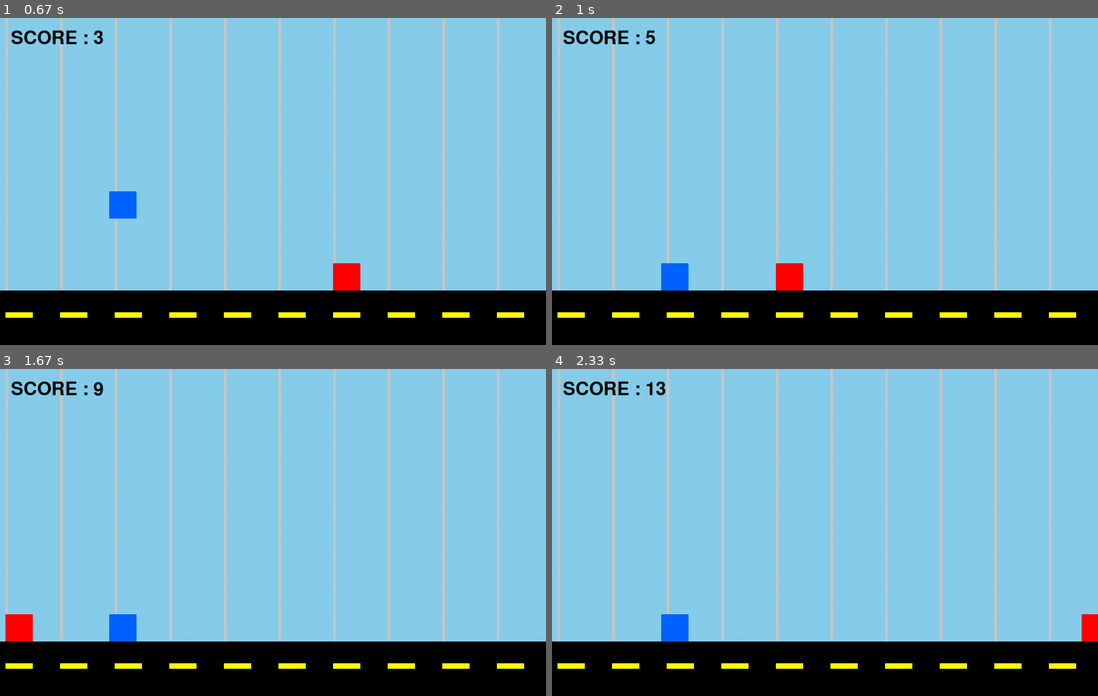
Above: before the commit, frames 1-4 (two rows, left to right).
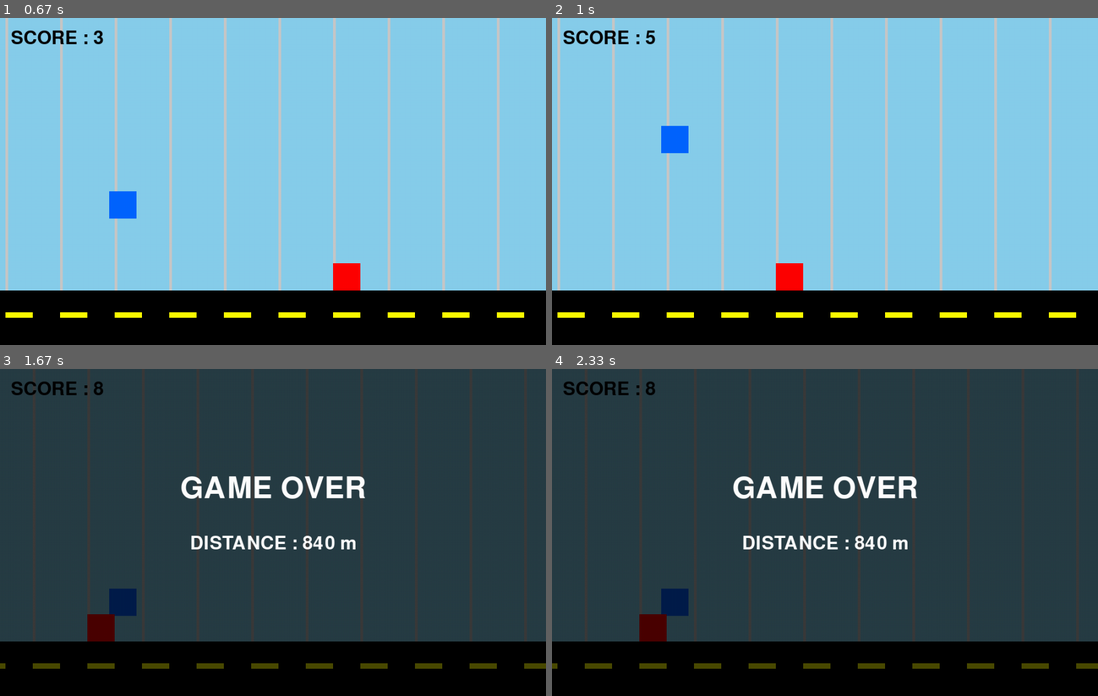
Above: after the commit, the same moments.

Repository: c0a2507863/ProjExD_Group15
Game: pygame game, started from Pygame_T15.py
The game is run twice, just before and just after one commit, with the same random seed, the same clock (stepped at 60 frames per second) and the same inputs.
Inputs:
- Up to frame 1 (0.67 s): tap Space at 0.33 s
- Up to frame 2 (1 s): tap Space at 0.73 s
- Up to frame 3 (1.67 s): tap Space at 1.03, 1.23 s
- Up to frame 4 (2.33 s): tap Shift at 2 s

Frame 1 is identical in both runs. In frame 2, 0.8% of the frame differs, in the area x 20-25%, y 32-84%; in frame 3, 85%; in frame 4, 85%, in the area x 0-100%, y 0-92%.

Commit message:
追加機能二段ジャンプ、ターボ実装完了“

Diff:
--- a/Pygame_T15.py
+++ b/Pygame_T15.py
@@ -3,24 +3,27 @@
 import pygame as pg
 
 
-# =========================================
-# 初期設定
-# =========================================
-
+# ==============================================================================
+# 1. グローバル定数・初期設定
+# ==============================================================================
+
+# 画面サイズ・フレームレート
 WIDTH = 1000
 HEIGHT = 600
 FPS = 60
 
+# スクリプトの絶対パスを基準にカレントディレクトリを変更（資産読み込みエラー防止）
 os.chdir(os.path.dirname(os.path.abspath(__file__)))
 
+# Pygameの初期化
 pg.init()
 screen = pg.display.set_mode((WIDTH, HEIGHT))
 clock = pg.time.Clock()
 
 
-# =========================================
-# 色
-# =========================================
+# ==============================================================================
+# 2. カラー定義 (RGB値)
+# ==============================================================================
 
 WHITE = (255, 255, 255)
 BLACK = (0, 0, 0)
@@ -31,57 +34,83 @@
 YELLOW = (255, 255, 0)
 
 
-# =========================================
-# Playerクラス
-# =========================================
+# ==============================================================================
+# 3. Playerクラス
+# ==============================================================================
 
 class Player:
     """
-    プレイヤーを管理するクラス
+    プレイヤーの座標、物理挙動（ジャンプ・重力）、描画を管理するクラス。
+    【拡張性のヒント】
+    - アニメーション：self.image_list を作り、update内でフレームごとに画像を切り替える。
+    - しゃがみアクション：self.h を半分にし、y座標を調整する処理をupdateに挟む。
     """
 
     def __init__(self):
+        # 座標とサイズ
         self.x = 200
         self.y = 400
-
         self.w = 50
         self.h = 50
 
-        self.vy = 0
-
-        self.gravity = 0.8
-        self.jump_power = -15
-
-        self.on_ground = True
+        # 物理パラメータ
+        self.vy = 0             # Y軸方向の移動速度（正：落下、負：上昇）
+        self.gravity = 0.8      # 毎フレーム加算される重力加速度
+        self.jump_power = -15   # ジャンプ時に与えられる初速（負の値で上方向）
+
+        # 状態フラグ
+        self.on_ground = True   # 接地しているかどうか（空中ジャンプ防止用）
+        self.nidanjump = False
 
     def jump(self):
         """
-        ジャンプする
-        """
-
+        接地している場合のみ、上方向の初速を与えてジャンプを開始する。
+        """
+        checkonground = False
         if self.on_ground:
             self.vy = self.jump_power
             self.on_ground = False
 
+        elif not self.on_ground and not self.nidanjump:
+            self.vy = self.jump_power     # 再び上方向の初速を与える
+            self.nidanjump = True
+
+    def turbo(self):
+        """
+        地面に足がついている、または一段ジャンプをしている最中にシフトキーを押すと、ロケットのように上方向の速度を与える。
+        ただし、二段ジャンプ中には使用できないようにする。
+        """
+        # 現在のすべてのキーの入力状態を取得
+        keys = pg.key.get_pressed()
+
+        # 左シフトまたは右シフトが押されているか判定
+        if keys[pg.K_LSHIFT] or keys[pg.K_RSHIFT]:
+            # 地面にいるまたは二段ジャンプ中ではない
+            if self.on_ground or (not self.on_ground and not self.nidanjump):
+
+                # 上方向への推進力
+                self.vy = -8
+
     def update(self, ground_y: int):
         """
-        プレイヤー更新
-        """
-
+        重力の適用、座標の更新、および地面との衝突判定を行う。
+        """
+
+        # 重力による加速と座標更新
         self.vy += self.gravity
         self.y += self.vy
 
-        # 地面判定
+        # 地面衝突判定（プレイヤーの足元が地面を超えたら位置を補正）
         if self.y + self.h >= ground_y:
             self.y = ground_y - self.h
             self.vy = 0
             self.on_ground = True
+            self.nidanjump = False
 
     def draw(self, screen: pg.Surface):
         """
-        プレイヤー描画
-        """
-
+        プレイヤーを画面に描画する（将来的に画像描画 `blit` へ差し替え可能）。
+        """
         pg.draw.rect(
             screen,
             BLUE,
@@ -89,40 +118,43 @@
         )
 
 
-# =========================================
-# Obstacleクラス
-# =========================================
+# ==============================================================================
+# 4. Obstacleクラス
+# ==============================================================================
 
 class Obstacle:
     """
-    障害物クラス
+    画面右から左へ移動する障害物を管理するクラス。
+    【拡張性のヒント】
+    - 複数種類の障害物：__init__にタイプ引数（空飛ぶ敵など）を持たせ、y座標やサイズを分岐させる。
+    - 画像化：pg.image.loadで画像を読み込み、rectのサイズに合わせて描画する。
     """
 
     def __init__(self):
+        # 初期出現位置（画面の右端外側）とサイズ
         self.x = WIDTH
         self.y = 450
-
         self.w = 50
         self.h = 50
 
+        # 移動速度
         self.speed = 10
 
     def update(self):
         """
-        障害物更新
-        """
-
+        障害物を左へ移動させ、画面外に消えたら右端へ再配置する。
+        """
         self.x -= self.speed
 
-        # 画面外へ行ったら戻す
+        # 画面左外（完全に隠れる位置）に到達したかの判定
         if self.x + self.w < 0:
+            # TODO: ここでランダムな遅延（例：WIDTH + random.randint(0, 300)）を入れると難易度が上がる
             self.x = WIDTH + 300
 
     def draw(self, screen: pg.Surface):
         """
-        障害物描画
-        """
-
+        障害物を画面に描画する。
+        """
         pg.draw.rect(
             screen,
             RED,
@@ -131,9 +163,8 @@
 
     def get_rect(self) -> pg.Rect:
         """
-        Rect取得
-        """
-
+        Gameクラスでの当たり判定（colliderect）に使用するpg.Rectオブジェクトを返す。
+        """
         return pg.Rect(
             self.x,
             self.y,
@@ -142,38 +173,39 @@
         )
 
 
-# =========================================
-# Backgroundクラス
-# =========================================
+# ==============================================================================
+# 5. Backgroundクラス
+# ==============================================================================
 
 class Background:
     """
-    背景クラス
+    スクロールする背景（空、縦線、地面、地面のライン）を描画・管理するクラス。
+    【拡張性のヒント】
+    - 多重スクロール（遠景・近景）：速度の異なる複数のscroll_xを用意することで、奥行きを表現できる。
     """
 
     def __init__(self):
         self.scroll_x = 0
-        self.scroll_speed = 10
+        self.scroll_speed = 10  # 背景の流れる速度（障害物の速度と同期させると自然）
 
     def update(self):
         """
-        背景更新
-        """
-
+        スクロール位置を更新。一定量流れたらループさせる。
+        """
         self.scroll_x -= self.scroll_speed
 
+        # 流れるパターンの最小単位（100px）ごとに位置をリセットして無限ループを作る
         if self.scroll_x <= -100:
             self.scroll_x = 0
 
     def draw(self, screen: pg.Surface, ground_y: int):
         """
-        背景描画
-        """
-
-        # 空
+        背景の各レイヤーを奥から順に描画する。
+        """
+        # レイヤー1: 空（画面全体の塗りつぶし）
         screen.fill(SKY)
 
-        # 背景の縦線
+        # レイヤー2: 遠景の縦線（スクロール付き）
         for x in range(0, WIDTH + 100, 100):
             pg.draw.rect(
                 screen,
@@ -181,14 +213,14 @@
                 (x + self.scroll_x, 0, 5, HEIGHT)
             )
 
-        # 地面
+        # レイヤー3: 地面（固定の黒い矩形）
         pg.draw.rect(
             screen,
             BLACK,
             (0, ground_y, WIDTH, HEIGHT-ground_y)
         )
 
-        # 地面ライン
+        # レイヤー4: 地面の模様（スクロール付きの黄色いライン）
         for x in range(0, WIDTH + 100, 100):
             pg.draw.rect(
                 screen,
@@ -197,39 +229,44 @@
             )
 
 
-# =========================================
-# Gameクラス
-# =========================================
+# ==============================================================================
+# 6. Gameクラス (シーンマネージャー)
+# ==============================================================================
 
 class Game:
     """
-    ゲーム全体クラス
+    ゲームの状態（進行中、ゲームオーバー）、各オブジェクトの統括、スコア、衝突判定を管理。
+    【拡張性のヒント】
+    - リスタート機能：self.game_over時に特定キーでインスタンス変数を初期化する reset() メソッドを作る。
+    - 難易度上昇：update内で self.score に応じて obstacle.speed と background.scroll_speed を増加させる。
+    - アイテム追加：self.items などのリストを用意し、衝突時にスコア加算する処理をここに行う。
     """
 
     def __init__(self):
-
+        # 地面の基準Y座標
         self.ground_y = 500
 
+        # 各種ゲームオブジェクトの生成
         self.player = Player()
         self.obstacle = Obstacle()
         self.background = Background()
 
+        # フォント設定 (デフォルトフォント)
         self.font = pg.font.Font(None, 50)
         self.big_font = pg.font.Font(None, 80)
 
+        # ゲーム状態フラグ
         self.game_over = False
 
-        # スコア
+        # カウンタ変数
         self.score = 0
-
-        # 距離
         self.distance = 0
 
     def check_collision(self):
         """
-        当たり判定
-        """
-
+        プレイヤーと障害物の矩形（Rect）が重なっているかを判定する。
+        """
+        # プレイヤーの現在位置からRectを生成
         player_rect = pg.Rect(
             self.player.x,
             self.player.y,
@@ -237,125 +274,124 @@
             self.player.h
         )
 
+        # 障害物のRectを取得
         obstacle_rect = self.obstacle.get_rect()
 
+        # 衝突していたらゲームオーバーフラグを立てる
         if player_rect.colliderect(obstacle_rect):
             self.game_over = True
 
     def update(self):
         """
-        更新処理
-        """
-
+        ゲームが進行中の場合のみ、各オブジェクトの更新、衝突判定、スコア計算を行う。
+        """
         if not self.game_over:
-
+            # 各オブジェクトの内部状態更新
             self.player.update(self.ground_y)
             self.obstacle.update()
             self.background.update()
 
+            # 衝突検知
             self.check_collision()
 
-            # スコア加算
+            # スコアと総移動距離の加算
             self.score += 0.1
-
-            # 距離加算
             self.distance += self.obstacle.speed
 
     def draw(self, screen: pg.Surface):
         """
-        描画処理
-        """
-
+        背景、オブジェクト、UI、ゲームオーバー画面を順に描画する。
+        """
+        # 1. 背景とキャラクターの描画
         self.background.draw(screen, self.ground_y)
-
         self.player.draw(screen)
         self.obstacle.draw(screen)
 
-        # SCORE表示
+        # 2. プレイ中UI (SCORE) の描画
         score_text = self.font.render(
             f"SCORE : {int(self.score)}",
             True,
             BLACK
         )
-
         screen.blit(score_text, (20, 20))
 
-        # GAME OVER画面
+        # 3. ゲームオーバーUI（フラグが立っている場合のみオーバーレイ表示）
         if self.game_over:
-
-            # 半透明背景
+            # 画面全体を覆う半透明の黒シートを作成
             overlay = pg.Surface((WIDTH, HEIGHT))
             overlay.set_alpha(180)
             overlay.fill(BLACK)
-
             screen.blit(overlay, (0, 0))
 
-            # GAME OVER
+            # 「GAME OVER」テキストの配置（画面中央）
             gameover_text = self.big_font.render(
                 "GAME OVER",
                 True,
                 WHITE
             )
-
             gameover_rect = gameover_text.get_rect(
                 center=(WIDTH // 2, HEIGHT // 2 - 80)
             )
-
             screen.blit(gameover_text, gameover_rect)
 
-            # DISTANCE表示
+            # 「DISTANCE」テキストの配置
             result_distance = self.font.render(
                 f"DISTANCE : {int(self.distance)} m",
                 True,
                 WHITE
             )
-
             distance_rect = result_distance.get_rect(
                 center=(WIDTH // 2, HEIGHT // 2 + 20)
             )
-
             screen.blit(result_distance, distance_rect)
 
 
-# =========================================
-# メイン関数
-# =========================================
+# ==============================================================================
+# 7. メインループ
+# ==============================================================================
 
 def main():
     """
-    メイン関数
-    """
-
+    メインループ。イベントの監視、フレームレートの制御、Gameクラスの呼び出しを担当。
+    """
     game = Game()
-
     running = True
 
+    # メインゲームループ
     while running:
 
+        # FPSを60に固定（1フレームあたりの時間を制御）
         clock.tick(FPS)
 
-        # イベント処理
+        # --- イベント処理部 ---
         for event in pg.event.get():
-
+            # ×ボタンが押されたらループを抜ける
             if event.type == pg.QUIT:
                 running = False
 
+            # キーボードが押された瞬間の判定
             if event.type == pg.KEYDOWN:
-
+                # スペースキーでジャンプ
                 if event.key == pg.K_SPACE:
                     game.player.jump()
 
-        # 更新
+                # TODO: ここに「ゲームオーバー時にRキーでリスタート」などの判定を追加しやすい
+
+        # --- 更新・計算部 ---
+        game.player.turbo()  # ターボはキーの押下状態で常に判定する
         game.update()
 
-        # 描画
+        # --- 描画部 ---
         game.draw(screen)
 
+        # 画面バッファを更新してディスプレイに反映
         pg.display.update()
 
+    # ループを抜けたら安全にPygameとシステムを終了
     pg.quit()
     sys.exit()
 
 
+# スクリプトが直接実行された場合のみmainを実行
 if __name__ == "__main__":
     main()
Not shown, added: README.md
